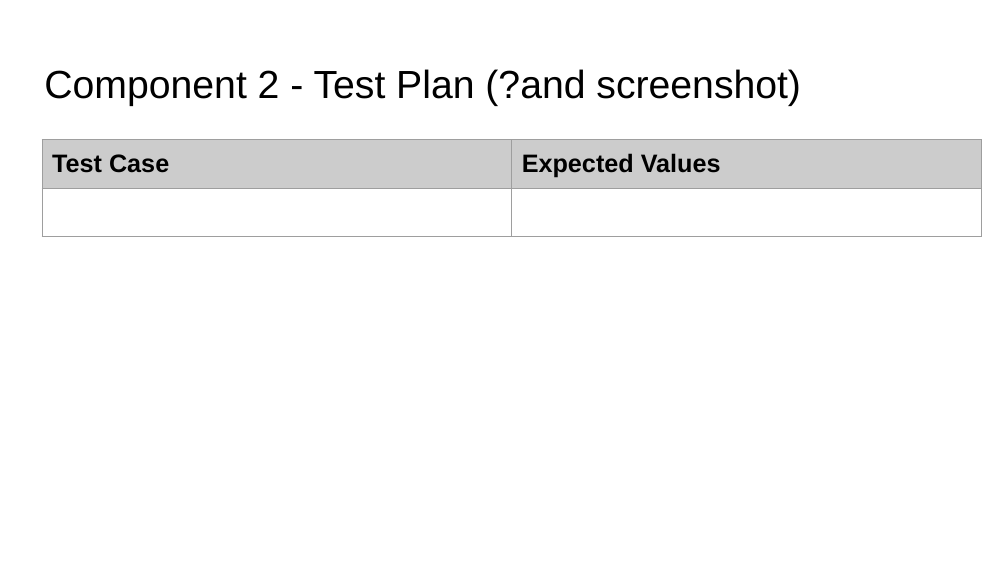
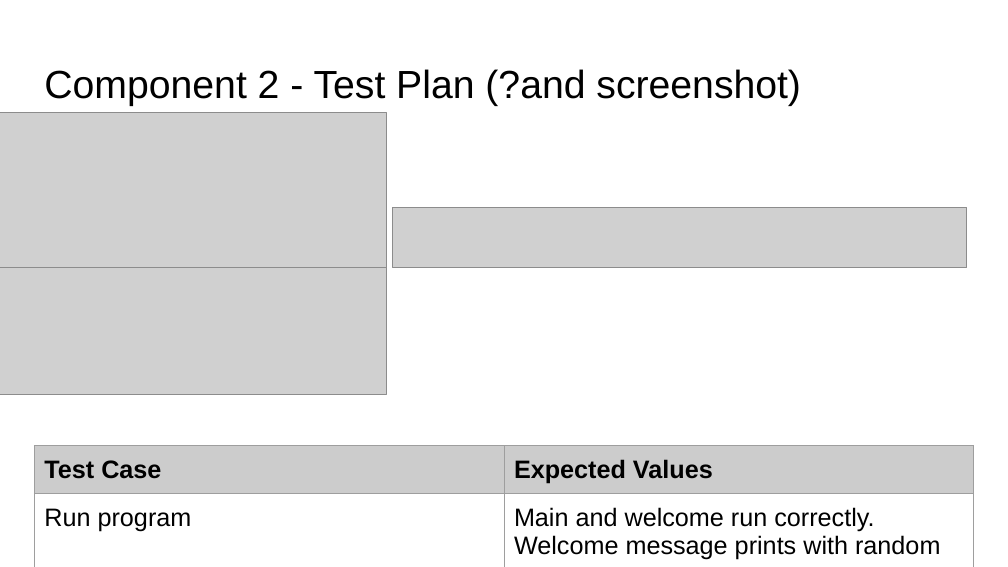
Before and after one commit to levinelson69/pizza_bot, a slide deck: slide 8 of 022_91893+_+91897+Documentation.pptx (slide 7 before the commit). Drawn at 1008x567 pixels with LibreOffice and Linux fonts; fonts in the diff are those of the drawing; grey boxes stand for pictures. Boxes give left, top, right and bottom in pixels: in the first picture for what was removed or moved away, otherwise in the second. Text is boxed around its words. In the diff, an @@ line names an element or a change of style, - is before the commit and + after.

Commit message:
Created welcomev2
Created the welcome message code into a function. Also created a main() function to call welcome()

```diff
--- a/022_91893+_+91897+Documentation.pptx
+++ b/022_91893+_+91897+Documentation.pptx
@@ picture added at (0, 112, 386, 268) @@
@@ picture added at (393, 207, 967, 267) @@
@@ picture added at (0, 268, 386, 395) @@
@@ table at (34, 446, 974, 567) @@
-row 2, column 1: 
+row 2, column 1: Run program
-row 2, column 2: 
+row 2, column 2: Main and welcome run correctly. / Welcome message prints with random name.
@@ table: place and size @@
-table at (42, 140, 982, 241)
+table at (34, 446, 974, 567)
```
Also in this commit, not shown: 2 other slides changed, 1 slide added, 3 other files.
